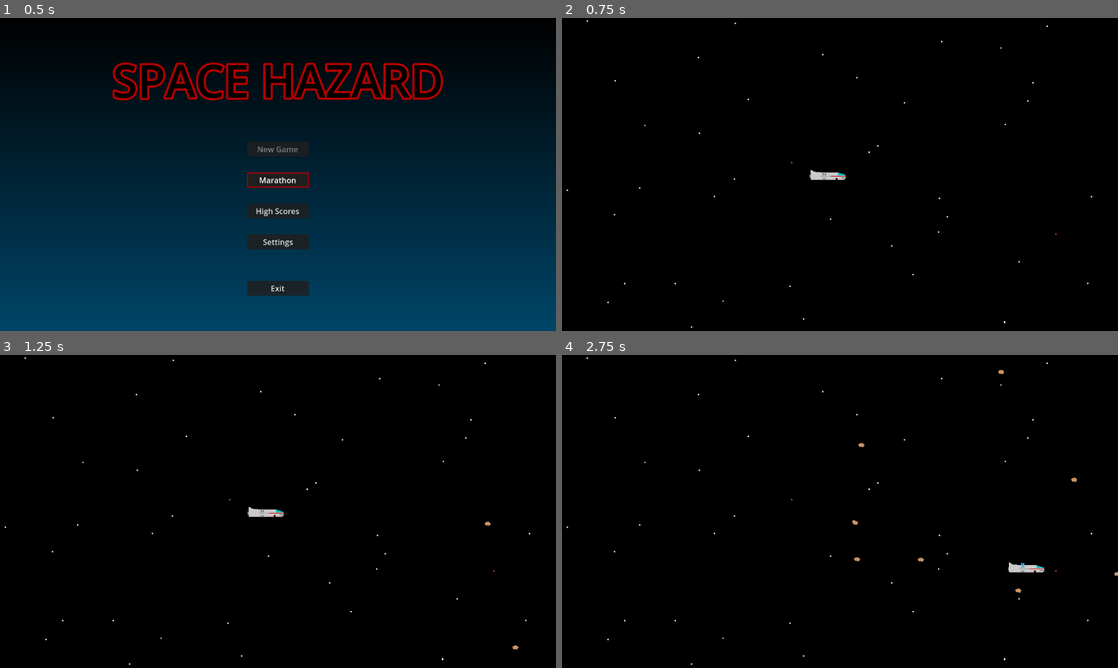
Above: before the commit, frames 1-4 (two rows, left to right).
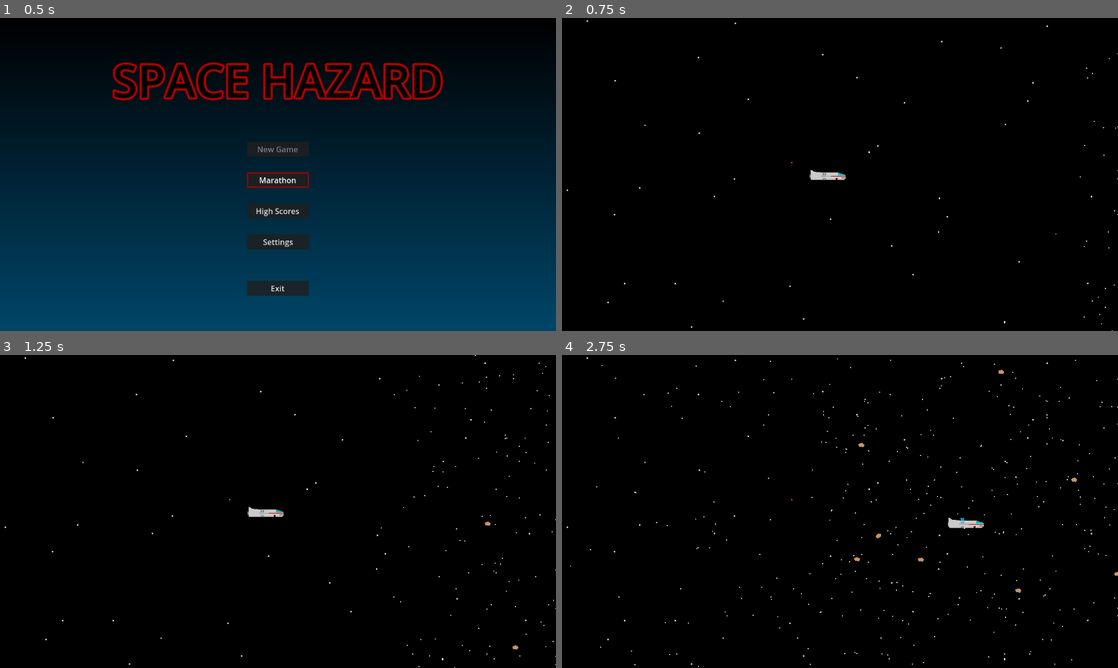
Above: after the commit, the same moments.

Repository: fractalate/space-hazard
Game: Godot game, scene res://main.tscn
Two runs of this game, one before a commit and one after it. Both use one fixed random seed, a clock stepped at 60 frames per second and the inputs below.
Inputs:
- Up to frame 1 (0.5 s): no input
- Up to frame 2 (0.75 s): click "Marathon" at 0.5 s
- Up to frame 3 (1.25 s): no input
- Up to frame 4 (2.75 s): hold Right (right) 1.28-2.03 s; hold Down (down) from 2.03 s (still down)

Frame 1 is identical in both runs. In frame 2, less than 0.1% of the frame differs, in the area x 93-100%, y 11-100%; in frame 3, 0.1%; in frame 4, 0.7%, in the area x 1-100%, y 1-100%.

Commit message:
Full Screen Tests

Diff:
--- a/levels/demo/level_demo.gd
+++ b/levels/demo/level_demo.gd
@@ -6,9 +6,12 @@
 var time_before_rock_spawn = rand_time_before_rock_spawn()
 
 var Dust = load('res://hazards/dust.tscn')
-var dust_spawn_rate_min = .2
-var dust_spawn_rate_max = .3
+var dust_spawn_rate_min = 140
+var dust_spawn_rate_max = 200
 var time_before_dust_spawn = rand_time_before_dust_spawn()
+var dust_wall_spawn_rate_min = .02
+var dust_wall_spawn_rate_max = .03
+var time_before_dust_wall_spawn = rand_time_before_dust_wall_spawn()
 
 var viewport_width_initial = ProjectSettings.get_setting("display/window/size/viewport_width")
 var viewport_height_initial = ProjectSettings.get_setting("display/window/size/viewport_height")
@@ -19,6 +22,9 @@
 func rand_time_before_dust_spawn():
 	return randf_range(1.0 / dust_spawn_rate_max, 1.0 / dust_spawn_rate_min)
 
+func rand_time_before_dust_wall_spawn():
+	return randf_range(1.0 / dust_wall_spawn_rate_max, 1.0 / dust_wall_spawn_rate_min)
+
 func spawn_rock():
 	var vp = Vector2(viewport_width_initial, viewport_height_initial)
 	var rock = Rock.instantiate()
@@ -28,6 +34,14 @@
 	add_child(rock)
 
 func spawn_dust():
+	var vp = Vector2(viewport_width_initial, viewport_height_initial)
+	var dust = Dust.instantiate()
+	# TODO: Spawn on top, bottom, left, or right edges instead of just right.
+	dust.linear_velocity = Vector2(-randi_range(300, 600), 0).rotated(randf_range(deg_to_rad(-10), deg_to_rad(10)))
+	dust.position = Vector2(vp.x - 1, randi_range(0, vp.y - 1))
+	add_child(dust)
+
+func spawn_dust_wall():
 	var vp = Vector2(viewport_width_initial, viewport_height_initial)
 	var rand_y = randi_range(0, vp.y - 1)
 	for x in range(vp.x - 10, vp.x, 2):
@@ -48,3 +62,8 @@
 	while time_before_dust_spawn <= 0.0:
 		spawn_dust()
 		time_before_dust_spawn += rand_time_before_dust_spawn()
+
+	time_before_dust_wall_spawn -= delta
+	while time_before_dust_wall_spawn <= 0.0:
+		spawn_dust_wall()
+		time_before_dust_wall_spawn += rand_time_before_dust_wall_spawn()
--- a/menus/settings_menu.gd
+++ b/menus/settings_menu.gd
@@ -2,15 +2,26 @@
 
 signal menu_closed
 
+@onready var ButtonTest = $ButtonTest
 @onready var ButtonBack = $ButtonBack
 
 # Called when the node enters the scene tree for the first time.
 func _ready():
 	ButtonBack.connect('pressed', on_button_back_pressed)
+	ButtonTest.connect('pressed', on_button_test_pressed)
 
 func select_default_button():
 	ButtonBack.grab_focus()
 
+func swap_fullscreen_mode():
+	if DisplayServer.window_get_mode() == DisplayServer.WINDOW_MODE_EXCLUSIVE_FULLSCREEN:
+		DisplayServer.window_set_mode(DisplayServer.WINDOW_MODE_WINDOWED)
+	else:
+		DisplayServer.window_set_mode(DisplayServer.WINDOW_MODE_EXCLUSIVE_FULLSCREEN)
+
+func on_button_test_pressed():
+	swap_fullscreen_mode()
+
 func on_button_back_pressed():
 	menu_closed.emit()
 	queue_free()
--- a/menus/settings_menu.tscn
+++ b/menus/settings_menu.tscn
@@ -12,11 +12,22 @@
 grow_vertical = 2
 script = ExtResource("1_shhu7")
 
+[node name="ButtonTest" type="Button" parent="."]
+layout_mode = 0
+offset_left = 552.0
+offset_top = 336.0
+offset_right = 593.0
+offset_bottom = 367.0
+focus_neighbor_bottom = NodePath("../ButtonBack")
+theme = ExtResource("2_wplpy")
+text = "Test"
+
 [node name="ButtonBack" type="Button" parent="."]
 layout_mode = 0
 offset_left = 552.0
 offset_top = 416.0
 offset_right = 597.0
 offset_bottom = 447.0
+focus_neighbor_top = NodePath("../ButtonTest")
 theme = ExtResource("2_wplpy")
 text = "Back"
--- a/ship/player_ship.gd
+++ b/ship/player_ship.gd
@@ -1,7 +1,4 @@
 extends Node2D
-
-# pixels per second per second
-const THRUST_ACCELERATION = 300
 
 @onready var Ship = $RigidBody2D
 @onready var RearThrusterFlame = $RigidBody2D/RearThruster/Flame
@@ -22,9 +19,8 @@
 	BottomThrusterFlame.visible = false
 	BottomLightLight.visible = false
 
-func _physics_process(delta):
+func _process(delta):
 	var thrust = Input.get_vector('left', 'right', 'up', 'down')
-	Ship.linear_velocity += thrust * THRUST_ACCELERATION * delta
 
 	FrontThrusterFlame.visible = thrust.x < 0
 	RearThrusterFlame.visible = thrust.x > 0
--- a/ship/rigid_body_2d.gd
+++ b/ship/rigid_body_2d.gd
@@ -1,6 +1,18 @@
 extends RigidBody2D
 
-# Called every frame. 'delta' is the elapsed time since the previous frame.
+# pixels per second per second
+const THRUST_ACCELERATION = 300
+
+var t0 = Time.get_ticks_usec()
+var t1 = Time.get_ticks_usec()
+
+func _integrate_forces(state):
+	var thrust = Input.get_vector('left', 'right', 'up', 'down')
+	t1 = Time.get_ticks_usec()
+	var delta = (t1 - t0) / 1e6
+	t0 = t1
+	linear_velocity += thrust * THRUST_ACCELERATION * delta
+
 func _physics_process(delta):
 	rotation = 0 # Don't rotate.
 
